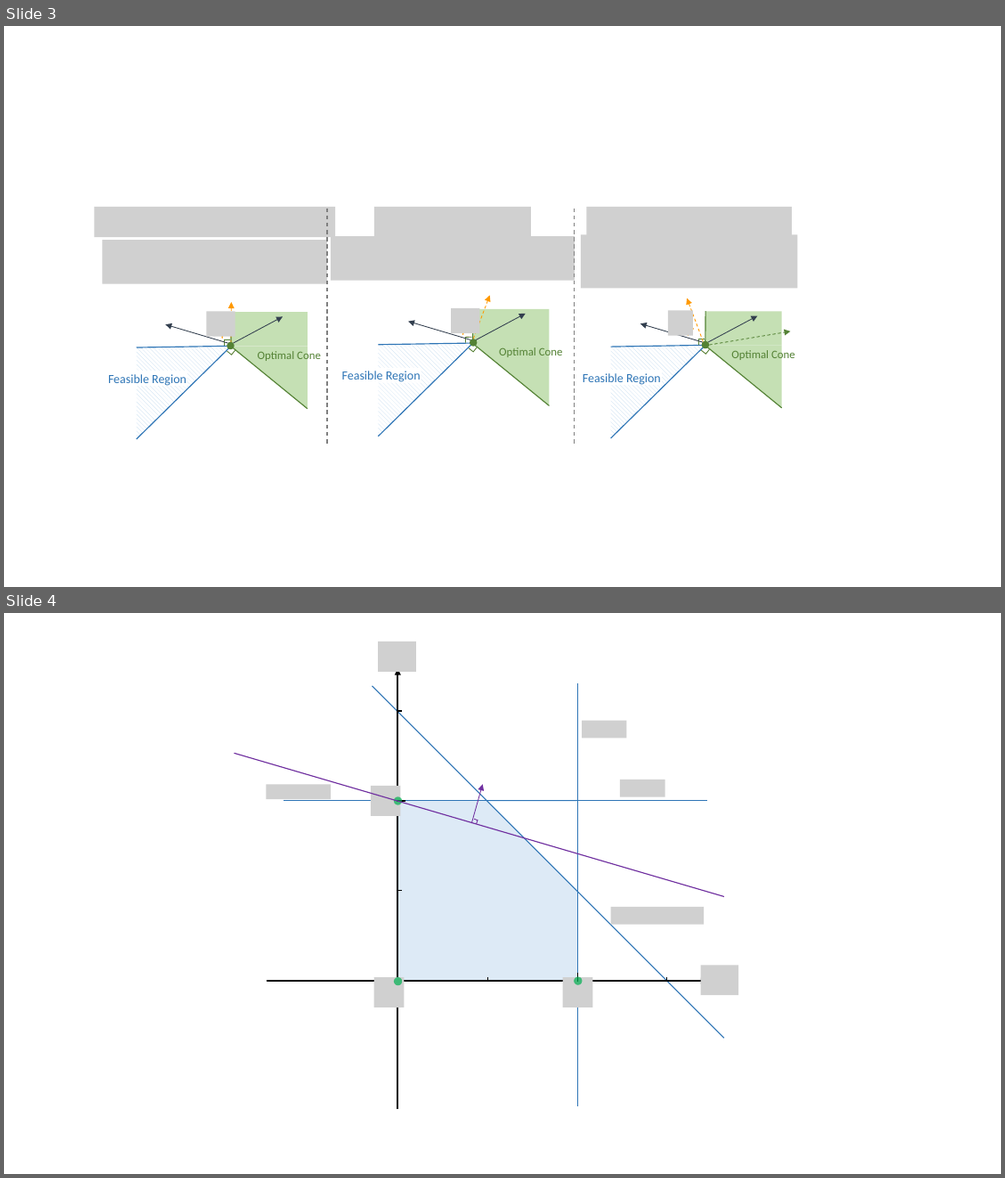
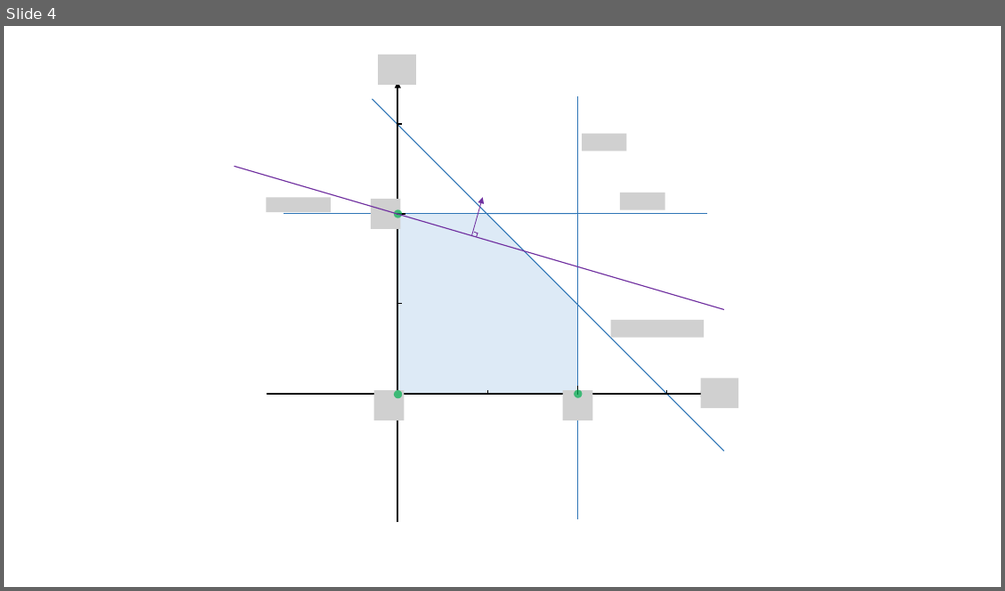
Before and after one commit to khalil-research/CaVE, a slide deck: images/axis.pptx. Shown one above the other, each under a label of ours: slides 3 and 4 before the commit, slide 4 after it. The pictures are 1005x1178 and 1005x591 pixels, drawn with LibreOffice and Linux fonts; fonts in the diff are those of the drawing; grey boxes stand for pictures; background and template pictures are left out. Boxes give left, top, right and bottom in pixels: in the first picture for what was removed or moved away, otherwise in the second. Text is boxed around its words. In the diff, an @@ line names an element or a change of style, - is before the commit and + after.

```diff
--- a/images/axis.pptx
+++ b/images/axis.pptx
@@ slide 3 removed at bbox=[4, 26, 1001, 587], background #FFFFFF @@
@@ group removed at bbox=[95, 206, 335, 440]: 4 lines, 3 arrows, 3 pictures, 2 right triangles, 2 rectangles, 2 corners, 1 text, 1 ellipse, 1 arc (boxed as its full ellipse) @@
-Optimal Cone
-Feasible Region
@@ line removed from (327, 208) to (327, 445) @@
@@ line removed from (574, 208) to (574, 445) @@
@@ group removed at bbox=[581, 206, 797, 439]: 4 lines, 4 arrows, 3 pictures, 2 right triangles, 2 rectangles, 2 corners, 1 text, 1 ellipse, 1 arc (boxed as its full ellipse) @@
-Optimal Cone
-Feasible Region
@@ group removed at bbox=[331, 206, 574, 436]: 4 lines, 3 pictures, 3 arrows, 2 right triangles, 2 texts, 2 corners, 1 rectangle, 1 ellipse, 1 arc (boxed as its full ellipse) @@
-Optimal Cone
-Feasible Region
```
Also in this commit, not shown: 2 slides changed, 4 other files.
